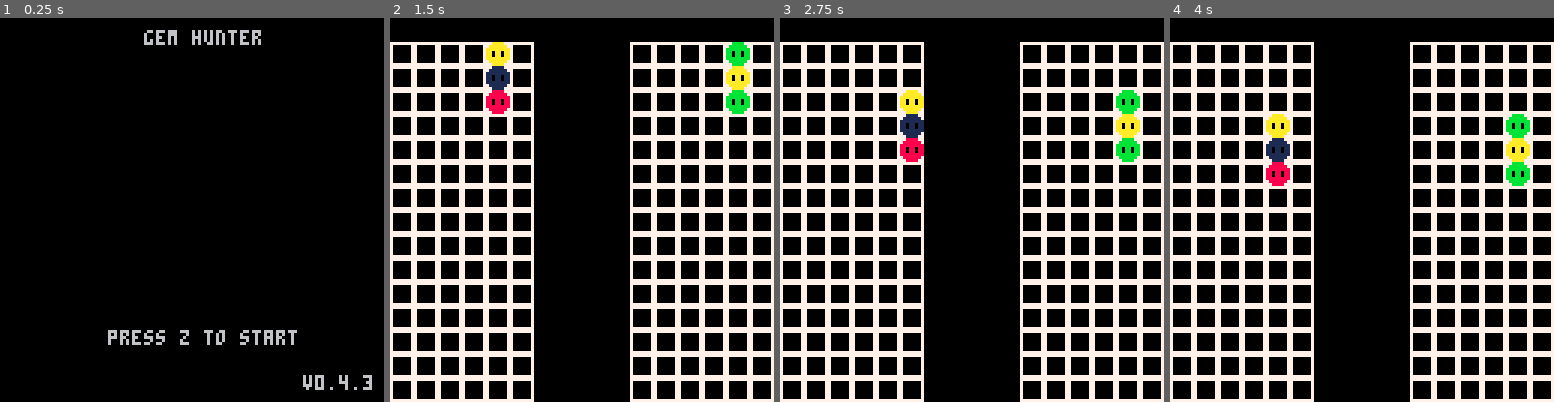
Above: before the commit, frames 1-4 (left to right).
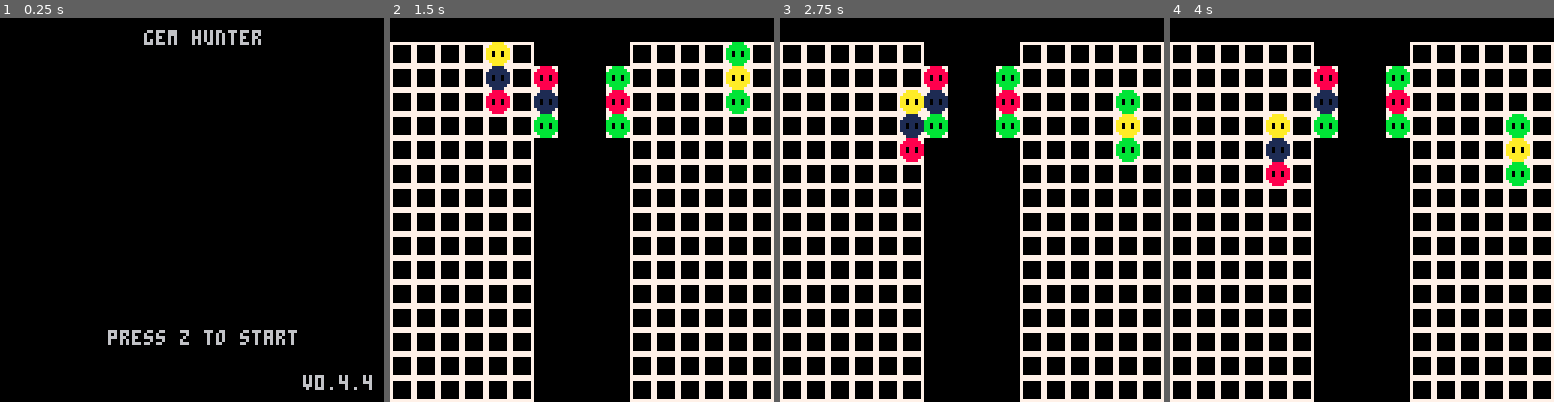
Above: after the commit, the same moments.

Repository: EliasJMote/Gem-Hunter-Pico-8
Game: PICO-8 cartridge gem_hunter.p8
The game is run twice, just before and just after one commit, with the same random seed, the same clock (stepped at 60 frames per second) and the same inputs.
Inputs:
- Up to frame 1 (0.25 s): no input
- Up to frame 2 (1.5 s): tap O (Z key) at 0.7 s
- Up to frame 3 (2.75 s): hold Right 1.6-2.1 s; tap O (Z key) at 1.7, 2.1, 2.5 s; hold Right from 2.47 s (still down)
- Up to frame 4 (4 s): tap O (Z key) at 2.9, 3.3, 3.7 s; release Right at 3.03 s; hold Left 3.08-3.58 s; hold Down 3.63-3.97 s

The runs differ from the first frame. In frame 1, less than 0.1% of the frame differs, in the area x 94-97%, y 92-97%; in frame 2, 2.2%, in the area x 37-63%, y 12-32%; in frame 3, 2.2%; in frame 4, 2.2%.

Commit message:
V0.4.4 - Added game display showing future columns

Diff:
--- a/gem_hunter.p8
+++ b/gem_hunter.p8
@@ -13,8 +13,9 @@
 	return p
 end
 
+-- drop floating blocks
 function drop_blocks(p)
-	-- drop blocks
+
 	for i=6,1,-1 do
 		for j=14,1,-1 do
 
@@ -36,6 +37,7 @@
 	return p
 end
 
+-- check rows for matching pieces
 function check_rows(p)
 
 	local d_b = {}
@@ -146,6 +148,7 @@
 	end
 end
 
+-- initialize the player
 function init_player(p, x, player)
 
 	-- setup player values
@@ -164,6 +167,13 @@
 	add(p.column.sprites, flr(rnd(4)) + 1)
 	add(p.column.sprites, flr(rnd(4)) + 1)
 
+	-- create the next column that will be used
+	-- (display this to the player)
+	p.column_next = {}
+	add(p.column_next, flr(rnd(4)) + 1)
+	add(p.column_next, flr(rnd(4)) + 1)
+	add(p.column_next, flr(rnd(4)) + 1)
+
 	-- 6 x 15
 	p.well = {
 				{0,0,0,0,0,0,0,0,0,0,0,0,0,0,0,},
@@ -177,6 +187,23 @@
 	return p
 end
 
+function create_new_column(p)
+	p.column.sprites[1] = p.column_next[1]
+	p.column.sprites[2] = p.column_next[2]
+	p.column.sprites[3] = p.column_next[3]
+
+	p.column_next[1] = flr(rnd(4)) + 1
+	p.column_next[2] = flr(rnd(4)) + 1
+	p.column_next[3] = flr(rnd(4)) + 1
+
+	p.clear_process = false
+	p.column.y = 8
+	p.timer = 0
+
+	return p
+end
+
+-- update the player
 function update_player(p, x)
 	p.timer += 1
 	--printh(timer)
@@ -201,13 +228,14 @@
 					p.timer = 30
 				else
 					-- create new column
-					p.column.sprites[1] = flr(rnd(4)) + 1
+					--[[p.column.sprites[1] = flr(rnd(4)) + 1
 					p.column.sprites[2] = flr(rnd(4)) + 1
 					p.column.sprites[3] = flr(rnd(4)) + 1
 
 					p.clear_process = false
 					p.column.y = 8
-					p.timer = 0
+					p.timer = 0]]
+					p = create_new_column(p)
 				end
 			end
 		end
@@ -253,13 +281,14 @@
 			else
 
 				-- create new column
-				p.column.sprites[1] = flr(rnd(4)) + 1
+				--[[p.column.sprites[1] = flr(rnd(4)) + 1
 				p.column.sprites[2] = flr(rnd(4)) + 1
 				p.column.sprites[3] = flr(rnd(4)) + 1
 
 				p.clear_process = false
 				p.column.y = 8
-				p.timer = 0
+				p.timer = 0]]
+				p = create_new_column(p)
 			end
 		end
 	end
@@ -326,7 +355,7 @@
 		local margin = 4
 		print("gem hunter", 48, margin)
 		print("press z to start", 36, 104)
-		print("v0.4.3", 105-margin, 123-margin)
+		print("v0.4.4", 105-margin, 123-margin)
 
 	elseif(globals.state == "1 Player Game") then
 
@@ -352,6 +381,15 @@
 			spr(globals.p2.column.sprites[2], globals.p2.column.x, globals.p2.column.y+8)
 			spr(globals.p2.column.sprites[3], globals.p2.column.x, globals.p2.column.y+16)
 		end
+
+		-- draw the next columns for the players
+		spr(globals.p1.column_next[1], 48, 16)
+		spr(globals.p1.column_next[2], 48, 24)
+		spr(globals.p1.column_next[3], 48, 32)
+
+		spr(globals.p2.column_next[1], 72, 16)
+		spr(globals.p2.column_next[2], 72, 24)
+		spr(globals.p2.column_next[3], 72, 32)
 	end
 
 end
Not shown, changed: readme.txt
